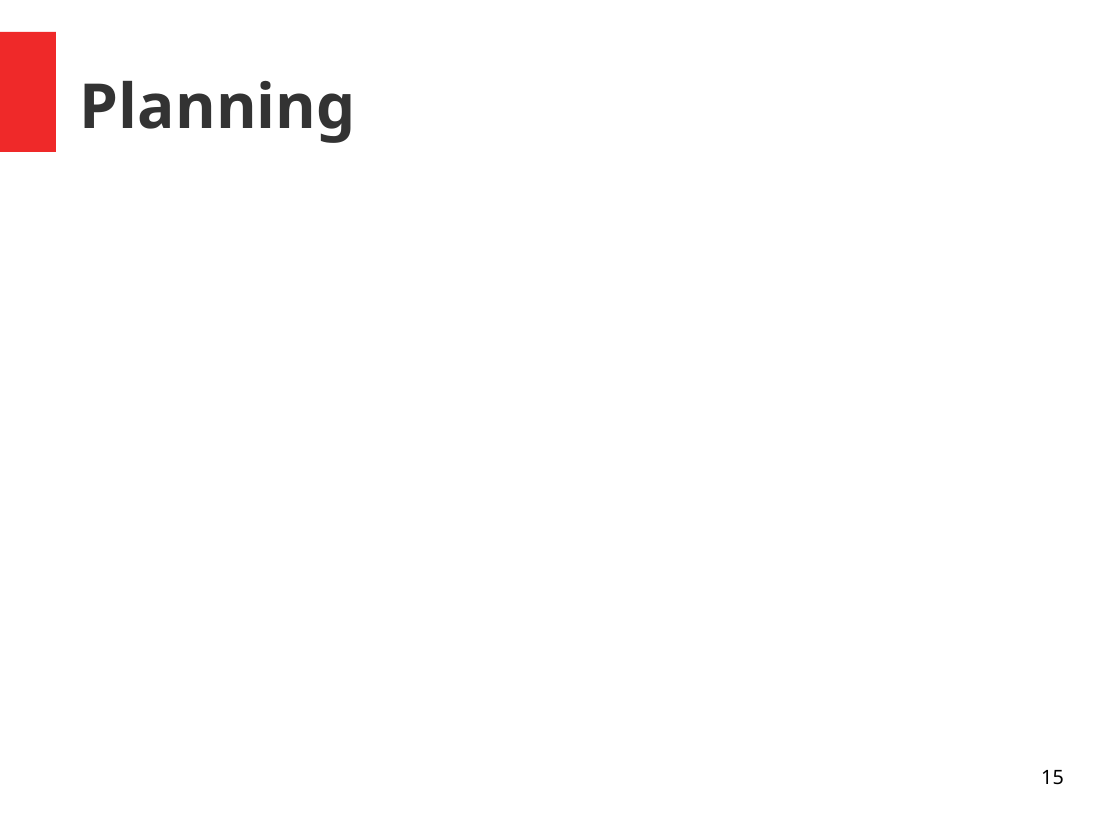
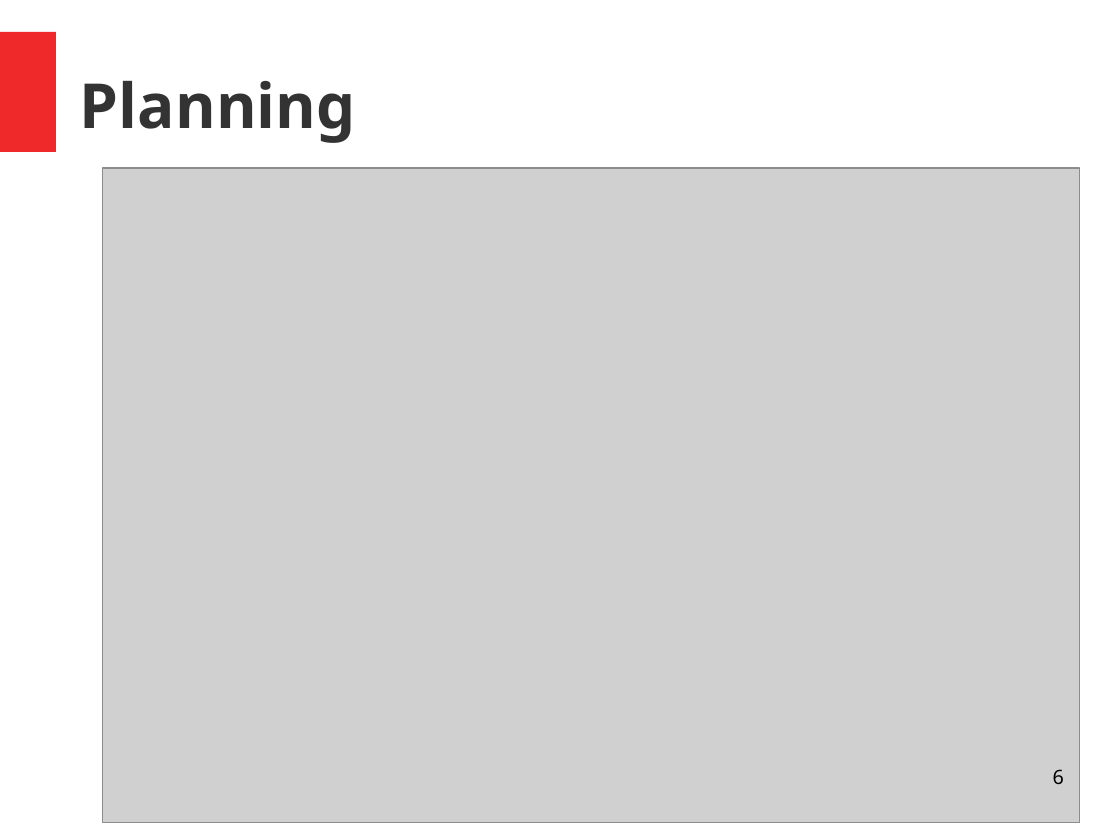
Before and after one commit to unige-pinfo-2019/PInfo3, a slide deck: slide 6 of Docs/Presentations/pres2.odp (slide 15 before the commit). Drawn at 1120x840 pixels with LibreOffice and Linux fonts; fonts in the diff are those of the drawing; grey boxes stand for pictures. Boxes give left, top, right and bottom in pixels: in the first picture for what was removed or moved away, otherwise in the second. Text is boxed around its words. In the diff, an @@ line names an element or a change of style, - is before the commit and + after.

```diff
--- a/Docs/Presentations/pres2.odp
+++ b/Docs/Presentations/pres2.odp
@@ picture added at (103,168,1080,822) @@
@@ page number at (1053,769,1064,784): text changed @@
-15
+6
```
Also in this commit, not shown: 4 other slides changed, 7 slides added, 7 slides removed, 3 other files.
